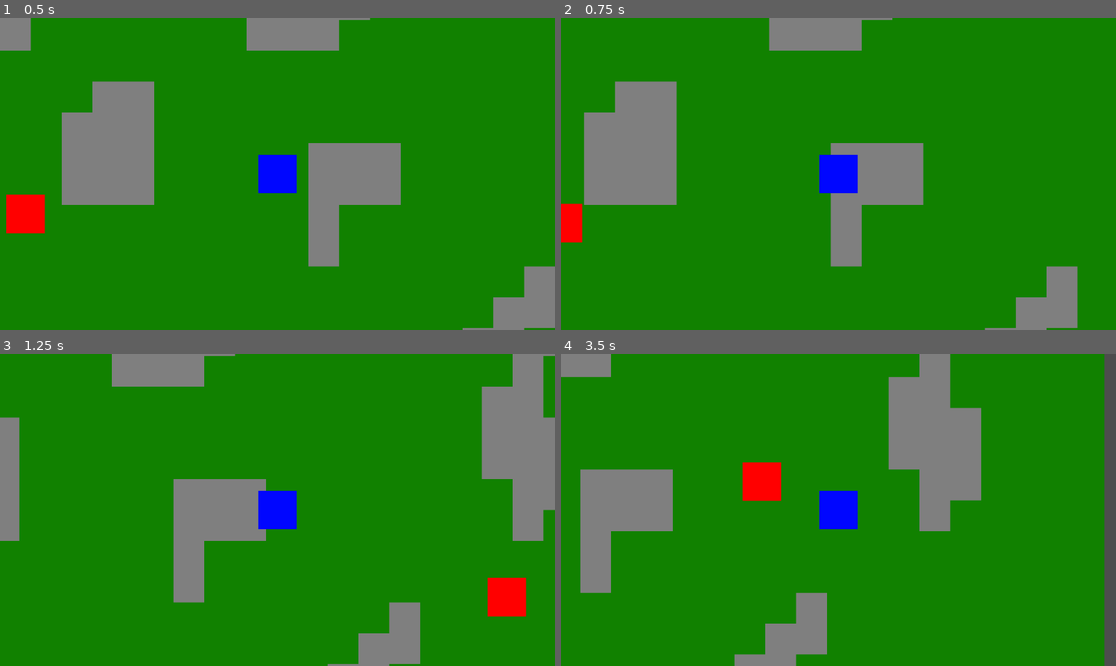
Above: before the commit, frames 1-4 (two rows, left to right).
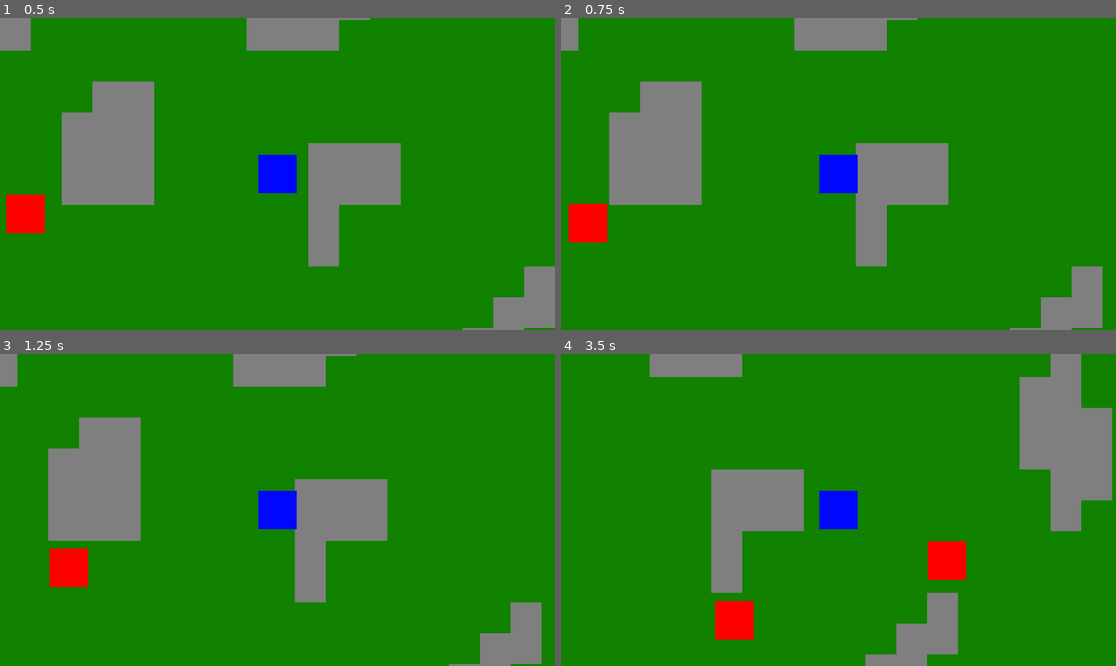
Above: after the commit, the same moments.

Repository: justin-swenson111/2d_Game
Game: Godot game, scene res://Main.tscn
The game is run twice, just before and just after one commit, with the same random seed, the same clock (stepped at 60 frames per second) and the same inputs.
Inputs:
- Up to frame 1 (0.5 s): no input
- Up to frame 2 (0.75 s): hold D (right) from 0.53 s (still down); tap Down (atkD) at 0.6 s
- Up to frame 3 (1.25 s): keep holding D (right); tap Left (atkL) at 0.8 s
- Up to frame 4 (3.5 s): release D (right) at 1.28 s; hold S (down) 1.28-2.03 s; tap Left (atkL) at 1.35 s; tap Up (atkU) at 1.55, 2.1 s; hold D (right) 2.03-2.78 s; hold T (switch) 2.03-2.78 s; hold W (up) from 2.78 s (still down); tap T (switch) at 2.85 s; tap R (switchRgd) at 3.05 s

Frame 1 is identical in both runs. In frame 2, 11% of the frame differs, in the area x 0-98%, y 0-100%; in frame 3, 31%; in frame 4, 32%, in the area x 0-100%, y 0-100%.

Commit message:
arrow spawning
rotation, delay, collision, and damage set up

Diff:
--- a/new-game-project/Main.tscn
+++ b/new-game-project/Main.tscn
@@ -4,7 +4,6 @@
 [ext_resource type="Texture2D" uid="uid://c28iup13032rr" path="res://sprites/Player.png" id="2_fos0i"]
 [ext_resource type="Script" uid="uid://cd2dj742ybtwn" path="res://enemy.gd" id="4_3dxm6"]
 [ext_resource type="Script" uid="uid://80kl10p8d3vr" path="res://player.gd" id="4_fos0i"]
-[ext_resource type="PackedScene" uid="uid://dur3vn0anxkt7" path="res://arrow.tscn" id="4_lgr22"]
 [ext_resource type="Texture2D" uid="uid://dilk6v51gnj3l" path="res://sprites/Enemy.png" id="5_fos0i"]
 
 [sub_resource type="NavigationPolygon" id="NavigationPolygon_fos0i"]
@@ -22,7 +21,7 @@
 2:0/0/physics_layer_0/polygon_0/points = PackedVector2Array(-8, -8, 8, -8, 8, 8, -8, 8)
 
 [sub_resource type="TileSet" id="TileSet_3dxm6"]
-physics_layer_0/collision_layer = 1
+physics_layer_0/collision_layer = 4
 navigation_layer_0/layers = 1
 navigation_layer_1/layers = 0
 sources/6 = SubResource("TileSetAtlasSource_3dxm6")
@@ -47,10 +46,8 @@
 tile_set = SubResource("TileSet_3dxm6")
 
 [node name="player" type="CharacterBody2D" parent="." unique_id=1750349541 groups=["player"]]
-collision_mask = 2
+collision_mask = 6
 script = ExtResource("4_fos0i")
-
-[node name="arrow" parent="player" unique_id=1079714428 instance=ExtResource("4_lgr22")]
 
 [node name="PlayerBox" type="CollisionShape2D" parent="player" unique_id=1463224738]
 scale = Vector2(0.9, 0.9)
@@ -105,7 +102,7 @@
 [node name="Enemy" type="CharacterBody2D" parent="." unique_id=546027443 groups=["dest"]]
 position = Vector2(-150, 0)
 collision_layer = 2
-collision_mask = 9
+collision_mask = 13
 script = ExtResource("4_3dxm6")
 
 [node name="EnemyBox" type="CollisionShape2D" parent="Enemy" unique_id=561367108]
@@ -132,7 +129,8 @@
 
 [node name="Enemy2" type="CharacterBody2D" parent="." unique_id=678903441 groups=["dest"]]
 position = Vector2(200, 50)
-collision_layer = 15
+collision_layer = 2
+collision_mask = 13
 script = ExtResource("4_3dxm6")
 
 [node name="EnemyBox" type="CollisionShape2D" parent="Enemy2" unique_id=746220027]
@@ -159,7 +157,8 @@
 
 [node name="Enemy3" type="CharacterBody2D" parent="." unique_id=468229683 groups=["dest"]]
 position = Vector2(150, -200)
-collision_layer = 15
+collision_layer = 2
+collision_mask = 13
 script = ExtResource("4_3dxm6")
 
 [node name="EnemyBox" type="CollisionShape2D" parent="Enemy3" unique_id=570950657]
@@ -186,7 +185,8 @@
 
 [node name="Enemy4" type="CharacterBody2D" parent="." unique_id=1740942442 groups=["dest"]]
 position = Vector2(-150, 150)
-collision_layer = 15
+collision_layer = 2
+collision_mask = 13
 script = ExtResource("4_3dxm6")
 
 [node name="EnemyBox" type="CollisionShape2D" parent="Enemy4" unique_id=826440343]
--- a/new-game-project/arrow.gd
+++ b/new-game-project/arrow.gd
@@ -1,6 +1,13 @@
 extends RigidBody2D
 
 var dir = Vector2(0,0)
+var dmg = 1
 var speed=1000
 func _physics_process(delta: float) -> void:
 	apply_central_force(dir*speed)
+	var atk = get_colliding_bodies()
+	for body in atk:
+		if not body.is_in_group("player"):
+			if body.is_in_group("dest"):
+				body.hurt(self,dmg)
+			queue_free()
--- a/new-game-project/arrow.tscn
+++ b/new-game-project/arrow.tscn
@@ -1,15 +1,23 @@
 [gd_scene format=3 uid="uid://dur3vn0anxkt7"]
 
 [ext_resource type="Script" uid="uid://dxw2y2kwhwmbj" path="res://arrow.gd" id="1_l5ahi"]
+[ext_resource type="Texture2D" uid="uid://cake607upqnse" path="res://sprites/arrow.png" id="2_2ndhl"]
 
 [sub_resource type="RectangleShape2D" id="RectangleShape2D_kks1g"]
 
 [node name="arrow" type="RigidBody2D" unique_id=1079714428]
 collision_layer = 8
-collision_mask = 2
+collision_mask = 6
 gravity_scale = 0.0
+contact_monitor = true
+max_contacts_reported = 1
 script = ExtResource("1_l5ahi")
 
 [node name="CollisionShape2D" type="CollisionShape2D" parent="." unique_id=526607444]
 scale = Vector2(1, 0.5)
 shape = SubResource("RectangleShape2D_kks1g")
+
+[node name="Sprite2D" type="Sprite2D" parent="." unique_id=2059037404]
+position = Vector2(40, 35)
+scale = Vector2(2, 2)
+texture = ExtResource("2_2ndhl")
--- a/new-game-project/enemy.gd
+++ b/new-game-project/enemy.gd
@@ -53,8 +53,6 @@
 	#if not taking knockback move towards the player at speed
 	if not stunned:
 		velocity = direction * speed
-
-
 	move_and_slide()
 
 
@@ -64,7 +62,6 @@
 		chasing=true
 
 
-
 func _on_area_2d_body_exited(body: Node2D) -> void:
 	#stop chasing player when leave area
 	if (body.is_in_group("player")):
--- a/new-game-project/player.gd
+++ b/new-game-project/player.gd
@@ -59,8 +59,13 @@
 		switch()
 	if event.is_action_pressed("switchRgd"):
 		if melee:
+			#set the dmg and atk delay correctly
+			setWeapon()
 			melee=false
 		else:
+			#set delay to ranged time
+			#dmg is set in arrow.gd
+			atkDelayLng=1
 			melee=true
 
 #getting the collision to be used and running the attack delay
@@ -68,9 +73,7 @@
 	if not atkDelay:
 		var coll = dmg.get_node("CollisionShape2D")
 		attack(coll)
-		atkDelay = true
-		await get_tree().create_timer(atkDelayLng).timeout
-		atkDelay=false
+		atkDly()
 
 #turning on the collisionshape and keeping it on for the atk time
 func attack(coll: Node2D):
@@ -78,18 +81,23 @@
 	await get_tree().create_timer(atkTime).timeout
 	coll.disabled=true
 
+func atkDly():
+	atkDelay = true
+	await get_tree().create_timer(atkDelayLng).timeout
+	atkDelay=false
 #switching weapon
 func switch():
-	var height = 0
-	var width = 0
-
 	#switching the current weapon
 	if curWeapon==w1:
 		curWeapon=w2
 	else:
 		curWeapon=w1
+	setWeapon()
 
-	#iteracting through keys in weapon dictionary
+func setWeapon():
+	var height = 0
+	var width = 0
+		#iteracting through keys in weapon dictionary
 	for t in weaponList:
 		#getting the array in the disctionary value
 		var type = weaponList[t]
@@ -120,15 +128,25 @@
 
 #ranged attack
 func rgdAtk(dir: String):
-	var nArrow = arrow.instantiate()
-	if dir =="atkU":
-		nArrow.dir=Vector2(0,-1)
-	elif dir =="atlD":
-		nArrow.dir=Vector2(0,1)
-	elif dir == "atkL":
-		nArrow.dir=Vector2(-1,0)
-	else:
-		nArrow.dir=Vector2(1,0)
+	#if the atk dely is not active
+	if not atkDelay:
+		#create an instance of the arrow object and set its
+		#rotation and velocity depending on where it got spawned
+		var nArrow = arrow.instantiate()
+		if dir =="atkU":
+			nArrow.dir=Vector2(0,-1)
+			nArrow.rotation=deg_to_rad(270)
+		elif dir =="atkD":
+			nArrow.dir=Vector2(0,1)
+			nArrow.rotation=deg_to_rad(90)
+		elif dir == "atkL":
+			nArrow.dir=Vector2(-1,0)
+			nArrow.rotation=deg_to_rad(180)
+		else:
+			nArrow.dir=Vector2(1,0)
+		#create the arrow and start the atk delay
+		add_child(nArrow)
+		atkDly()
 
 #attack hit box calls
 func _on_left_atk_body_entered(body: Node2D) -> void:
Binary file added: new-game-project/sprites/arrow.png
Not shown, added: new-game-project/sprites/arrow.png.import
